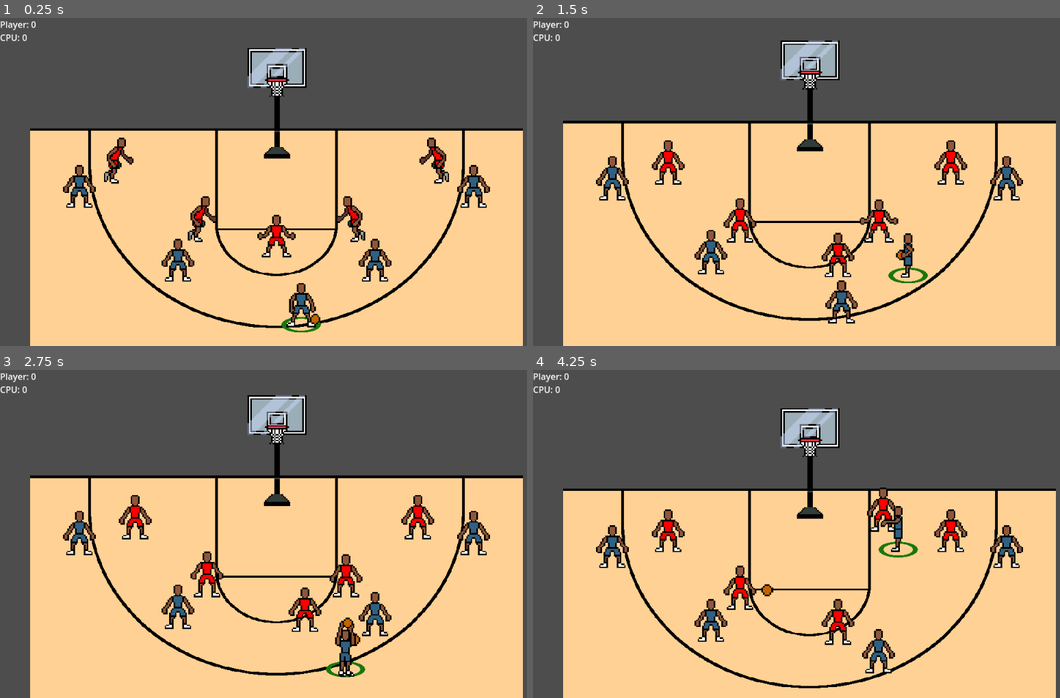
Above: before the commit, frames 1-4 (two rows, left to right).
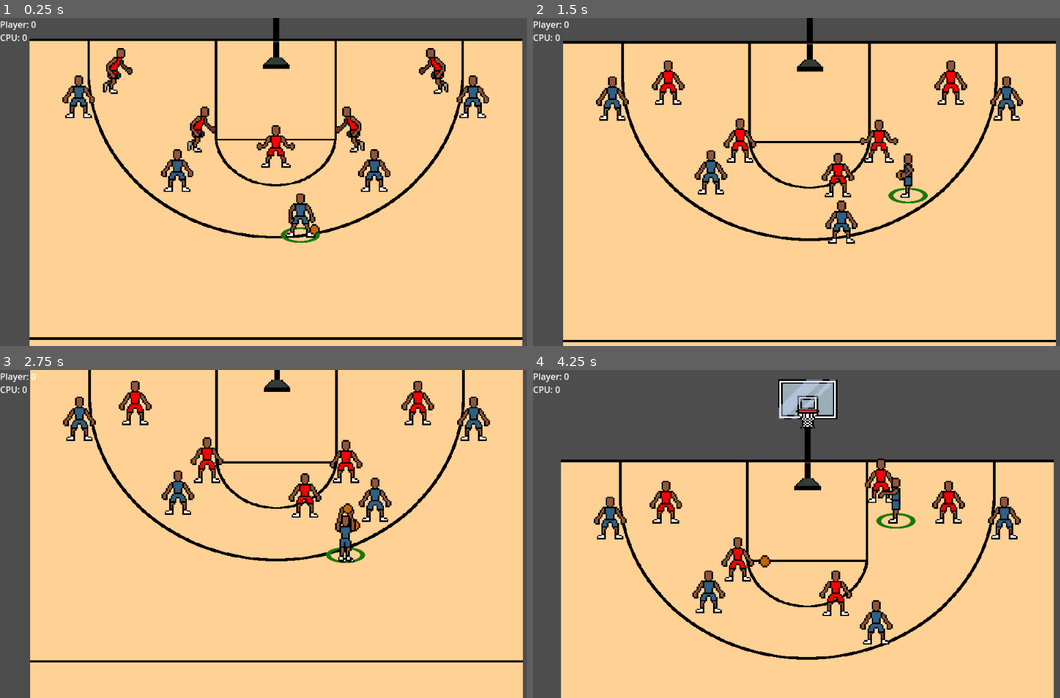
Above: after the commit, the same moments.

Repository: david8zhang/baller-quest-godot
Game: Godot game, scene res://scenes/Main.tscn
Same seed, same stepped clock (60 frames per second), same inputs: the game is played once before the commit and once after it.
Inputs:
- Up to frame 1 (0.25 s): no input
- Up to frame 2 (1.5 s): hold Right (move_right) 0.53-1.28 s; tap Space (pass) at 0.6, 1.35 s; hold Down (move_down) from 1.28 s (still down)
- Up to frame 3 (2.75 s): release Down (move_down) at 2.03 s; hold Right (move_right) from 2.03 s (still down); hold F (shoot_ball) from 2.03 s (still down); tap Space (pass) at 2.3 s
- Up to frame 4 (4.25 s): release Right (move_right) at 2.78 s; release F (shoot_ball) at 2.78 s; hold Up (move_up) 2.78-3.53 s; tap Space (pass) at 2.85, 3.6 s; hold Left (move_left) from 3.53 s (still down)

The runs differ from the first frame. In frame 1, 36% of the frame differs, in the area x 5-100%, y 0-100%; in frame 2, 34%; in frame 3, 41%, in the area x 5-100%, y 0-94%; in frame 4, 22%.
Error in both runs: Invalid type in function 'shoot_ball' in base 'RigidBody2D (PlayerCourtPlayer)'. Cannot convert argument 1 from Nil to int. (res://scripts/fsm/ShootState.gd:73)

Commit message:
fix camera movement smoothing

Diff:
--- a/prefab/PlayerAI.tscn
+++ b/prefab/PlayerAI.tscn
@@ -22,7 +22,7 @@
 [node name="PlayerAI" type="Node" node_paths=PackedStringArray("blackboard", "actor")]
 script = ExtResource("1_dm2qq")
 blackboard = NodePath("@Node@34682")
-actor = NodePath("..")
+actor = NodePath("")
 
 [node name="SequenceComposite" type="Node" parent="."]
 script = ExtResource("3_202us")
--- /dev/null
+++ b/scenes/CameraController.gd
@@ -0,0 +1,20 @@
+class_name CameraController
+extends Node
+
+@onready var camera = $Camera2D as Camera2D
+var _target
+
+# Called when the node enters the scene tree for the first time.
+func _ready():
+	camera.limit_left = -550
+	camera.limit_right = 550
+	camera.limit_top = -350
+	camera.limit_bottom = 1160
+
+func set_target(target):
+	_target = target
+
+# Called every frame. 'delta' is the elapsed time since the previous frame.
+func _process(_delta):
+	if _target != null:
+		camera.global_position = _target.global_position
--- a/scenes/Main.tscn
+++ b/scenes/Main.tscn
@@ -2,9 +2,9 @@
 
 [ext_resource type="Script" path="res://scripts/Game.gd" id="1_ja5kq"]
 [ext_resource type="Script" path="res://scripts/PlayerManager.gd" id="1_xoi36"]
-[ext_resource type="Script" path="res://scripts/Camera.gd" id="2_ckvlo"]
 [ext_resource type="PackedScene" uid="uid://dkmpdmo4w8tpt" path="res://prefab/Ball.tscn" id="2_qbsg0"]
 [ext_resource type="PackedScene" uid="uid://bp4p74n22uoph" path="res://prefab/Hoop.tscn" id="3_4jcto"]
+[ext_resource type="Script" path="res://scenes/CameraController.gd" id="3_4obra"]
 [ext_resource type="PackedScene" uid="uid://bmvfbq5jqf42l" path="res://prefab/Court.tscn" id="4_mhnap"]
 [ext_resource type="PackedScene" uid="uid://din6tp3j6rrfm" path="res://prefab/Player.tscn" id="4_yn740"]
 [ext_resource type="Script" path="res://scripts/CPUManager.gd" id="7_ijyjr"]
@@ -24,11 +24,14 @@
 script = ExtResource("1_ja5kq")
 ball_scene = ExtResource("2_qbsg0")
 
-[node name="Camera2D" type="Camera2D" parent="."]
+[node name="CameraController" type="Node" parent="."]
+script = ExtResource("3_4obra")
+
+[node name="Camera2D" type="Camera2D" parent="CameraController"]
 zoom = Vector2(0.9, 0.9)
 limit_smoothed = true
+position_smoothing_enabled = true
 editor_draw_limits = true
-script = ExtResource("2_ckvlo")
 
 [node name="Hoop1" parent="." instance=ExtResource("3_4jcto")]
 position = Vector2(2.08165e-12, -160)
@@ -92,3 +95,4 @@
 [connection signal="on_game_ready" from="." to="PlayerManager" method="_on_main_on_game_ready"]
 [connection signal="area_entered" from="Hoop1/PointDetector" to="Hoop1" method="_on_point_detector_area_entered"]
 [connection signal="area_exited" from="Hoop1/PointDetector" to="Hoop1" method="_on_point_detector_area_exited"]
+[connection signal="on_cpu_possession" from="CPUManager" to="PlayerManager" method="_on_cpu_manager_on_cpu_possession"]
--- a/scripts/Ball.gd
+++ b/scripts/Ball.gd
@@ -60,6 +60,10 @@
 		if shot_status == ShotMeter.SHOT_RESULT.MISS:
 			enable_rim_collider()
 
+	var player_with_ball = game.get_ball_handler()
+	if player_with_ball != null:
+		self.global_position = player_with_ball.global_position
+
 
 func _on_net_detector_area_entered(_area):
 	if self.linear_velocity.y > 0:
--- a/scripts/CPUCourtPlayer.gd
+++ b/scripts/CPUCourtPlayer.gd
@@ -6,3 +6,7 @@
 		var player_to_defend_name = cpu_manager.defensive_assignments[player_name]
 		return player_manager.get_player_by_name(player_to_defend_name)
 	return null
+
+func handle_ball_collision(ball: Ball):
+	super.handle_ball_collision(ball)
+	cpu_manager.on_cpu_possession.emit()
--- a/scripts/CPUManager.gd
+++ b/scripts/CPUManager.gd
@@ -2,6 +2,8 @@
 extends Manager
 
 @onready var player_manager = $"../PlayerManager"
+
+signal on_cpu_possession
 
 const INBOUNDER_POSITION = Vector2(125, -165)
 const INBOUND_RECEIVER_POSITION = Vector2(125, -25)
--- a/scripts/CourtPlayer.gd
+++ b/scripts/CourtPlayer.gd
@@ -253,7 +253,6 @@
 
 
 func select():
-	player_manager.camera.reparent(self)
 	highlight.visible = true
 
 
--- a/scripts/Game.gd
+++ b/scripts/Game.gd
@@ -16,7 +16,7 @@
 @onready var court = $Court
 @onready var hoop_1 = $Hoop1 as Hoop
 @onready var hoop_2 = $Hoop2 as Hoop
-@onready var camera = $Camera2D
+@onready var camera_controller = $CameraController as CameraController
 @onready var scoreboard = $CanvasLayer/Scoreboard as Scoreboard
 @onready var player_manager = $PlayerManager as PlayerManager
 @onready var cpu_manager = $CPUManager as CPUManager
@@ -32,9 +32,6 @@
 	hoop_1.display_front()
 	hoop_2.display_back()
 
-	if player_manager.selected_player != null:
-		camera.reparent(player_manager.selected_player)
-
 	player_manager.curr_team_phase = Manager.TEAM_PHASE.IN_OFFENSE
 	cpu_manager.curr_team_phase = Manager.TEAM_PHASE.IN_DEFENSE
 
@@ -44,6 +41,7 @@
 	ball.curr_poss_status = Ball.POSS_STATUS.PLAYER
 	add_child(ball)
 	ball.disable_player_detector()
+	camera_controller.set_target(ball)
 	on_game_ready.emit()
 
 func get_ball_handler():
--- a/scripts/PlayerCourtPlayer.gd
+++ b/scripts/PlayerCourtPlayer.gd
@@ -51,13 +51,7 @@
 	custom_jump_complete_cb.call()
 
 
-# func on_shot_complete(ball: Ball, timer: Timer):
-
-	# super.on_shot_complete(ball, timer)
-
-
 func select():
-	player_manager.camera.reparent(self)
 	highlight.visible = true
 
 
--- a/scripts/PlayerManager.gd
+++ b/scripts/PlayerManager.gd
@@ -1,7 +1,7 @@
 class_name PlayerManager
 extends Manager
 
-@onready var camera: GameCamera = $"../Camera2D"
+@onready var camera_controller = $"../CameraController" as CameraController
 @onready var cpu_manager = $"../CPUManager"
 
 var selected_player: PlayerCourtPlayer = null
@@ -102,3 +102,8 @@
 func _on_main_on_game_ready():
 	for player in players:
 		player._on_main_on_game_ready()
+
+
+func _on_cpu_manager_on_cpu_possession():
+	camera_controller.set_target(selected_player)
+	pass
